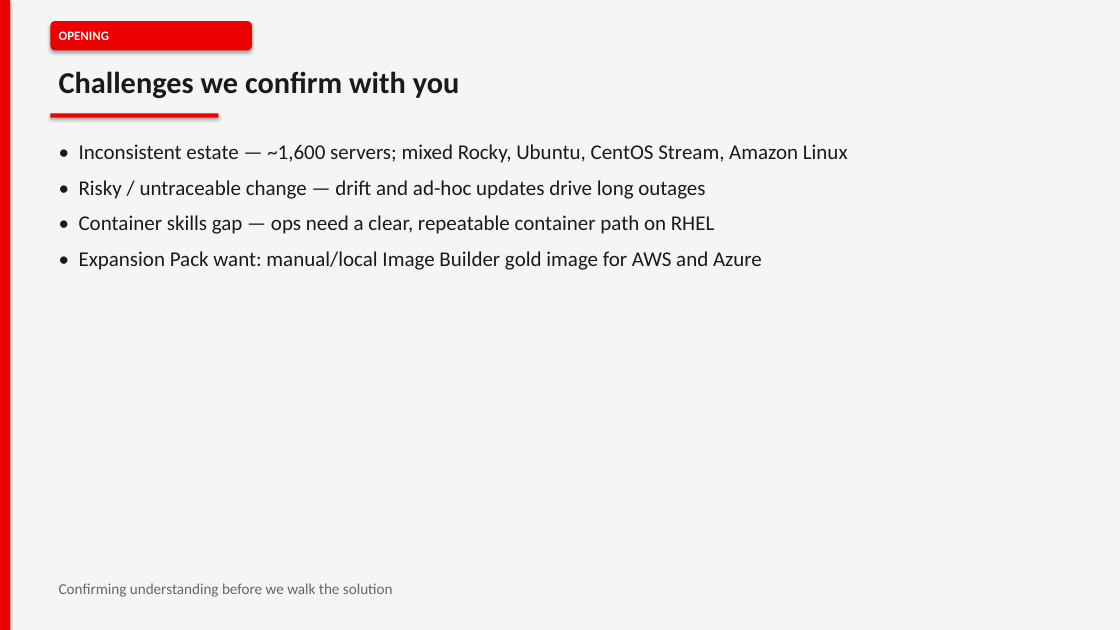
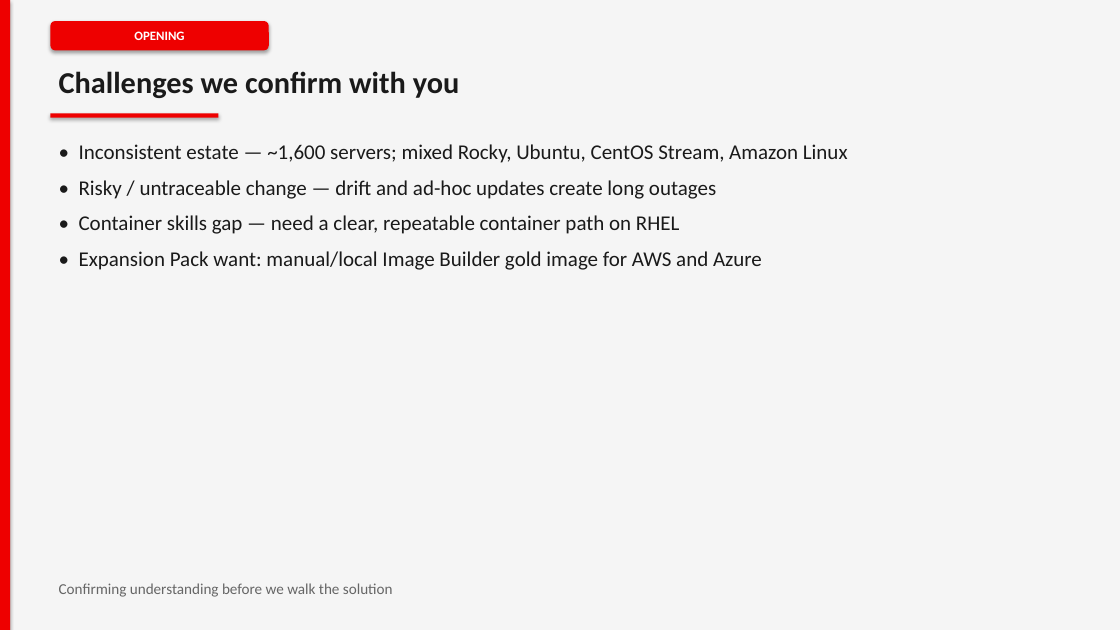
Before and after one commit to ydandge-oss/fedora-lane-core-pack-faster, a slide deck: slide 3 of docs/Fedora-Lane-Expansion-Pack-Technical-Solution.pptx. Drawn at 1120x630 pixels with LibreOffice and Linux fonts; fonts in the diff are those of the drawing. Boxes give left, top, right and bottom in pixels: in the first picture for what was removed or moved away, otherwise in the second. Text is boxed around its words. In the diff, an @@ line names an element or a change of style, - is before the commit and + after.

```diff
--- a/docs/Fedora-Lane-Expansion-Pack-Technical-Solution.pptx
+++ b/docs/Fedora-Lane-Expansion-Pack-Technical-Solution.pptx
@@ text "OPENING" at (x1=134, y1=31, x2=184, y2=40): alignment left to centre @@
@@ rounded rectangle resized from (x1=50, y1=21, x2=252, y2=50) to (x1=50, y1=21, x2=269, y2=50) @@
@@ text at (x1=79, y1=180, x2=716, y2=234): text changed @@
-• Risky / untraceable change — drift and ad-hoc updates drive long outages
-• Container skills gap — ops need a clear, repeatable container path on RHEL
+• Risky / untraceable change — drift and ad-hoc updates create long outages
+• Container skills gap — need a clear, repeatable container path on RHEL
```
Also in this commit, not shown: 10 other slides changed, 2 slides added, 1 slide removed, 2 other files.
